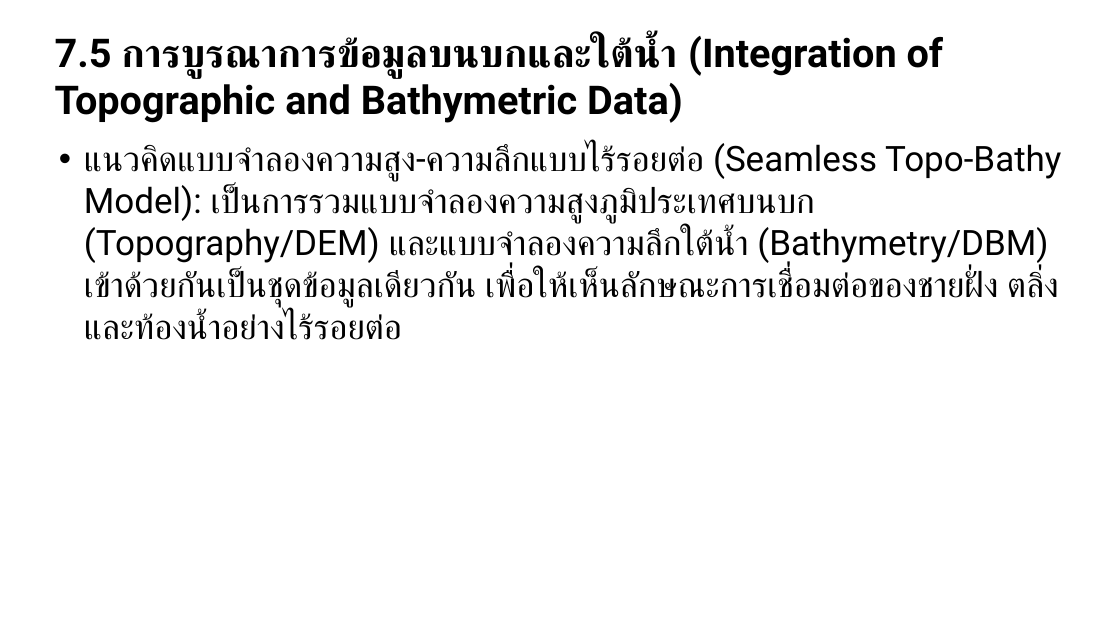
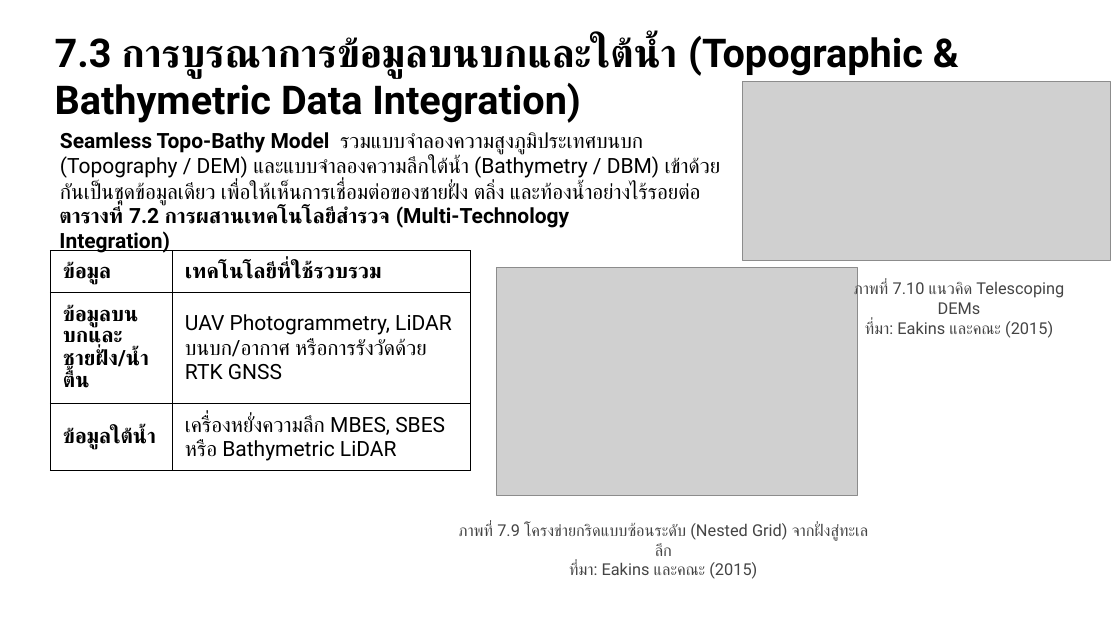
Before and after one commit to soravisAmn/Presentation, a slide deck: slide 50 of Surveying Technologies/draft#3/draft3.pptx (slide 39 before the commit). Drawn at 1120x630 pixels with LibreOffice and Linux fonts; fonts in the diff are those of the drawing; grey boxes stand for pictures. Boxes give left, top, right and bottom in pixels: in the first picture for what was removed or moved away, otherwise in the second. Text is boxed around its words. In the diff, an @@ line names an element or a change of style, - is before the commit and + after.

```diff
--- a/Surveying Technologies/draft#3/draft3.pptx
+++ b/Surveying Technologies/draft#3/draft3.pptx
@@ text at [55, 36, 923, 123]: text changed @@
-7.5 การบูรณาการข้อมูลบนบกและใต้น้ำ (Integration of Topographic and Bathymetric Data)
+7.3 การบูรณาการข้อมูลบนบกและใต้น้ำ (Topographic & Bathymetric Data Integration)
@@ picture added at [743, 82, 1111, 260] @@
@@ text "Seamless Topo-Bathy Model รวมแบบจำลองความสูงภูมิประเทศบนบก ( ..." at [60, 132, 721, 205]: vertical alignment top to middle @@
@@ text at [60, 132, 721, 205]: text changed; size 30 to 18 pt @@
-• แนวคิดแบบจำลองความสูง-ความลึกแบบไร้รอยต่อ (Seamless Topo-Bathy Model): เป็นการรวมแบบจำลองความสูงภูมิประเทศบนบก (Topography/DEM) และแบบจำลองความลึกใต้น้ำ (Bathymetry/DBM) เข้าด้วยกันเป็นชุดข้อมูลเดียวกัน เพื่อให้เห็นลักษณะการเชื่อมต่อของชายฝั่ง ตลิ่ง และท้องน้ำอย่างไร้รอยต่อ
+Seamless Topo-Bathy Model รวมแบบจำลองความสูงภูมิประเทศบนบก (Topography / DEM) และแบบจำลองความลึกใต้น้ำ (Bathymetry / DBM) เข้าด้วยกันเป็นชุดข้อมูลเดียว เพื่อให้เห็นการเชื่อมต่อของชายฝั่ง ตลิ่ง และท้องน้ำอย่างไร้รอยต่อ
@@ text added at [59, 206, 570, 253], 18 pt, text #000000, bold @@
+ตารางที่ 7.2 การผสานเทคโนโลยีสำรวจ (Multi-Technology Integration)
@@ table added at [50, 251, 471, 465], 3 rows, 2 columns @@
+ข้อมูล | เทคโนโลยีที่ใช้รวบรวม
+ข้อมูลบนบกและชายฝั่ง/น้ำตื้น | UAV Photogrammetry, LiDAR บนบก/อากาศ หรือการรังวัดด้วย RTK GNSS
+ข้อมูลใต้น้ำ | เครื่องหยั่งความลึก MBES, SBES หรือ Bathymetric LiDAR
@@ picture added at [497, 267, 858, 496] @@
@@ text added at [854, 282, 1064, 338], 14 pt, text #444444 @@
+ภาพที่ 7.10 แนวคิด Telescoping DEMs
+ที่มา: Eakins และคณะ (2015)
@@ text added at [458, 523, 868, 579], 14 pt, text #444444 @@
+ภาพที่ 7.9 โครงข่ายกริดแบบซ้อนระดับ (Nested Grid) จากฝั่งสู่ทะเลลึก
+ที่มา: Eakins และคณะ (2015)
```
Also in this commit, not shown: 49 other slides changed, 14 slides added, 23 slides removed, 16 other files.
